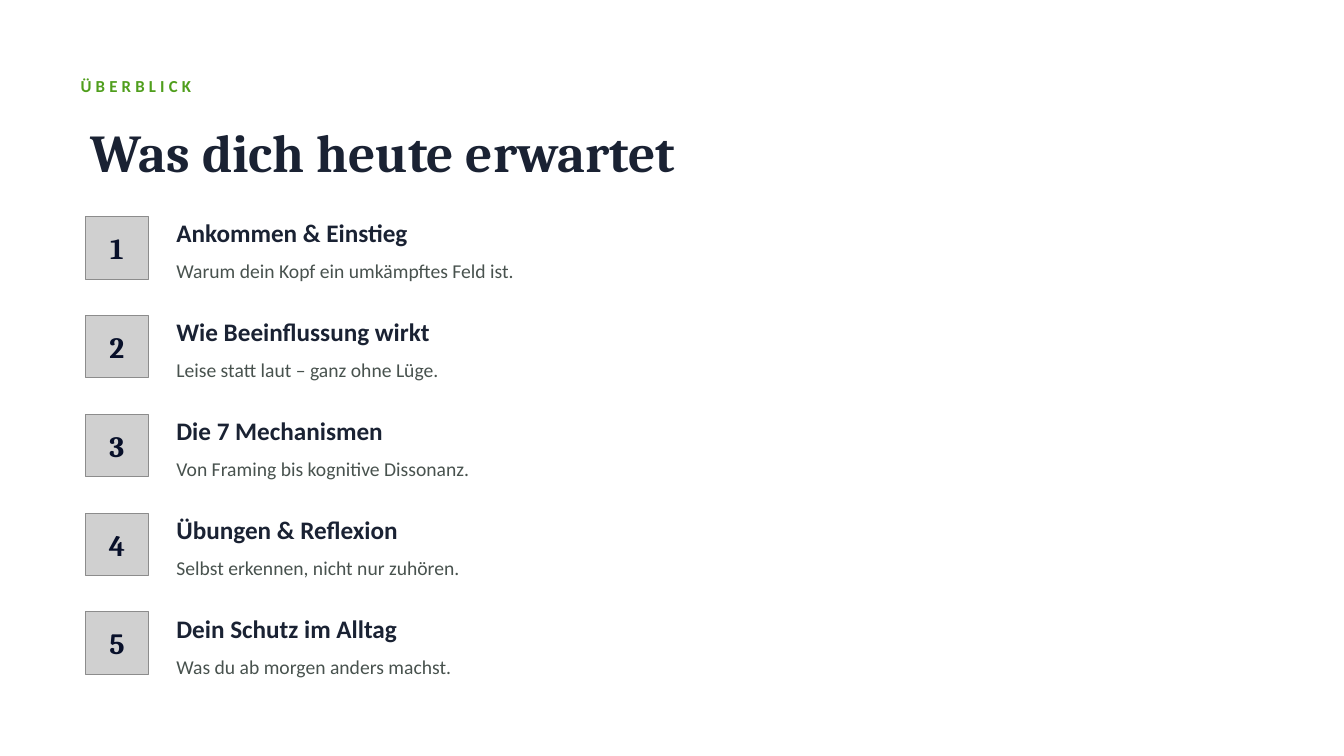
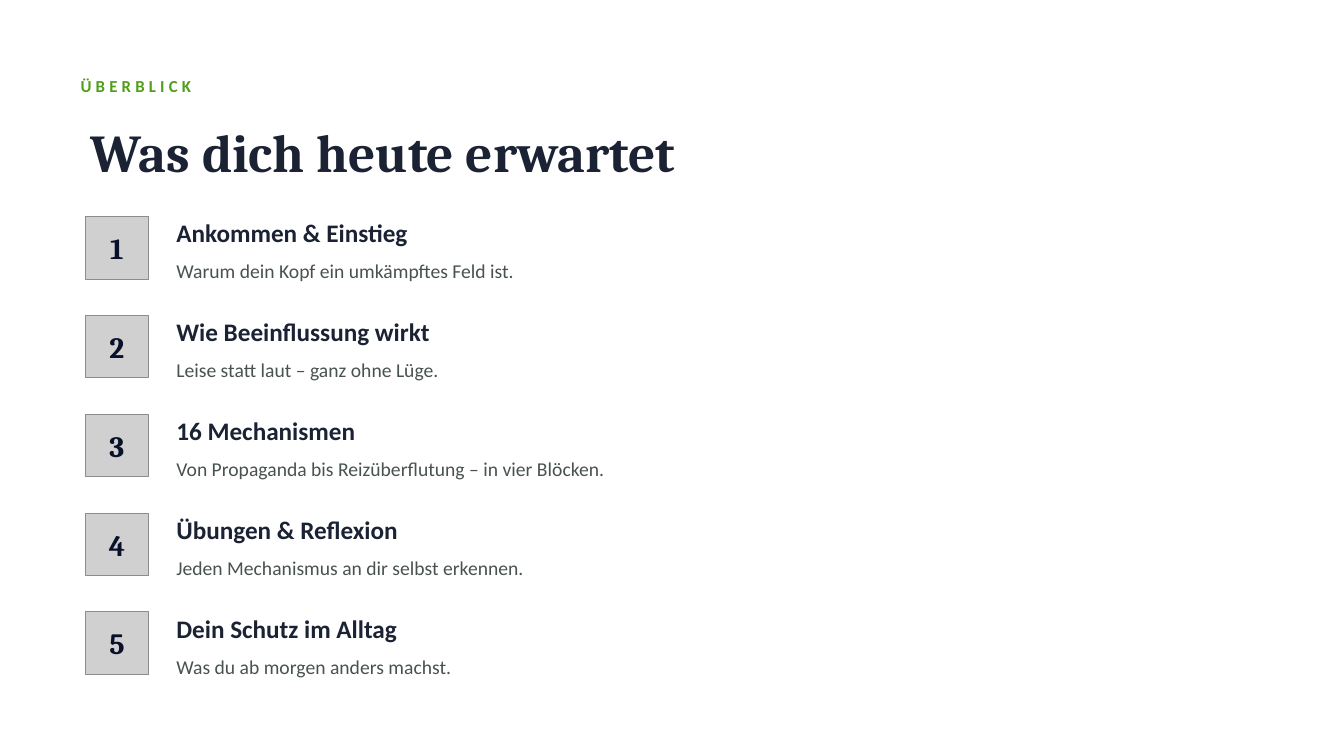
Before and after one commit to Heiko888/werdemeisterdeinergedanken, a slide deck: slide 2 of docs/workshop/mentale-selbstverteidigung/WMDG-Workshop-Mentale-Selbstverteidigung.pptx. Drawn at 1344x756 pixels with LibreOffice and Linux fonts; fonts in the diff are those of the drawing; grey boxes stand for pictures. Boxes give left, top, right and bottom in pixels: in the first picture for what was removed or moved away, otherwise in the second. Text is boxed around its words. In the diff, an @@ line names an element or a change of style, - is before the commit and + after.

```diff
--- a/docs/workshop/mentale-selbstverteidigung/WMDG-Workshop-Mentale-Selbstverteidigung.pptx
+++ b/docs/workshop/mentale-selbstverteidigung/WMDG-Workshop-Mentale-Selbstverteidigung.pptx
@@ text at [176,422,356,440]: text changed @@
-Die 7 Mechanismen
+16 Mechanismen
@@ text at [176,462,604,480]: text changed @@
-Von Framing bis kognitive Dissonanz.
+Von Propaganda bis Reizüberflutung – in vier Blöcken.
@@ text at [176,561,523,575]: text changed @@
-Selbst erkennen, nicht nur zuhören.
+Jeden Mechanismus an dir selbst erkennen.
```
Also in this commit, not shown: 8 other slides changed, 15 slides added, 5 slides removed, 3 other files.
